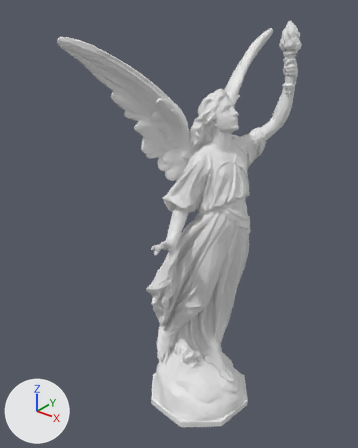
The OBJ model examples/assets/lucy.obj as it was, and as the next commit left it.
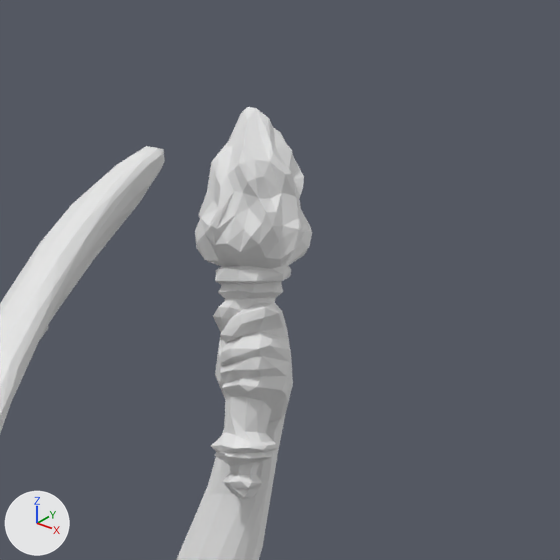
There are two pictures of each version: one whole from a 50 mm lens placed at (1.317, -1.844, 1.263), pointed at (-0.156, -0.003, 0.121), one close up on the part from 68% to 98% of the width and 0% to 24% of the height. Every picture has the same lights, and +X, +Y and +Z are marked at lower left. Where no turn or scale is listed for an object, it has been applied to the vertices.

Objects in the first close-up: 'lucy'.
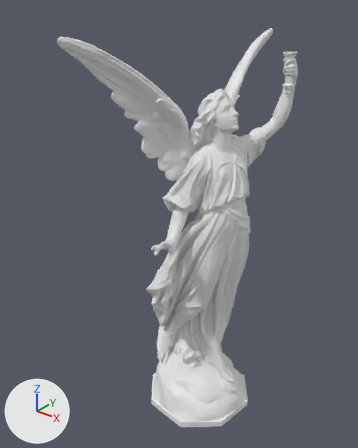
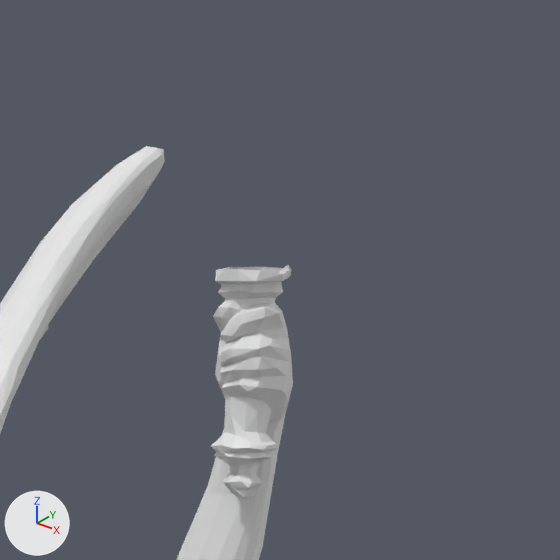
Changed parts and their boxes [x1, y1, x2, y2] in the close-ups (560 x 560 px):
'lucy', reshaped
    before: [0, 107, 312, 560]
    after: [0, 146, 293, 560]
part 1 of me_lucy, deleted
    before: [195, 107, 312, 274]

Edits to the bpy script that builds the scene:
```text
Change me_lucy:
    used by ob_lucy; location = (0.0, 0.0, 0.0)
    remove me_lucy.from_pydata(...)  # 9999 vertices, 19994 faces; spans x -0.42..0.32, y -0.48..0.62, z -0.92..1.12
    add me_lucy.from_pydata(...)  # 9807 vertices, 19601 faces; spans x -0.42..0.32, y -0.48..0.62, z -0.92..1.07
    me_lucy part 1
    192 vertices are removed from x 0.23..0.32, y 0.19..0.28, z 1.0..1.12
    393 faces are deleted
```
